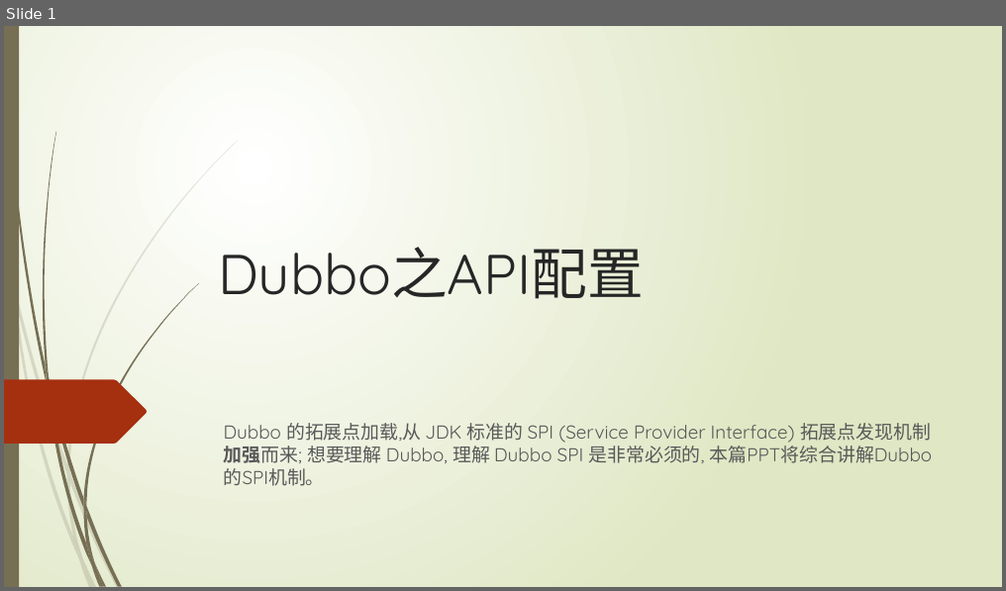
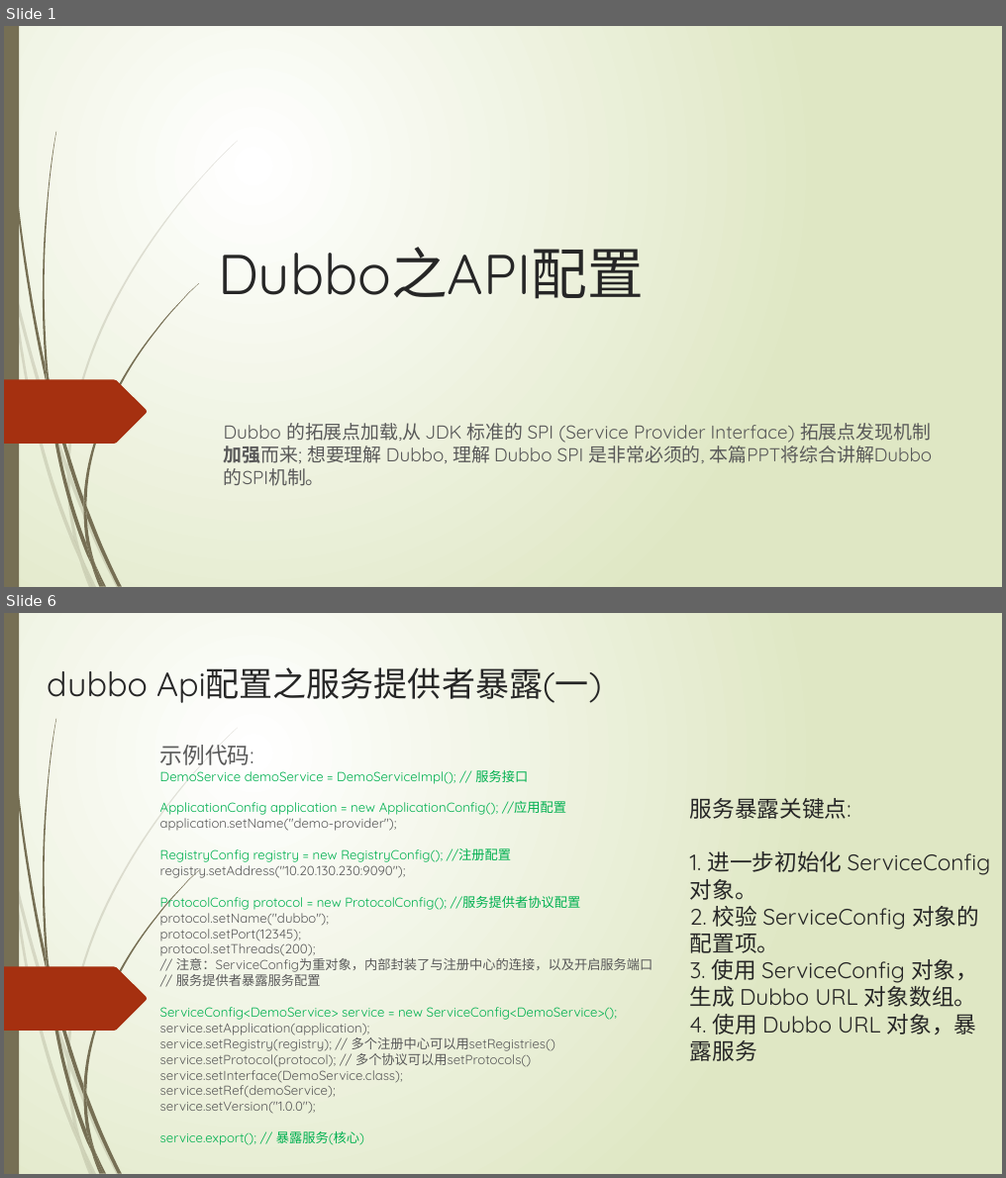
Before and after one commit to ityongman/Source_code_from-entry_to_giveup, a slide deck: dubbo/Dubbo 分析之API配置 v1.0 (二).pptx. Shown one above the other, each under a label of ours: slide 1 before the commit, slides 1 and 6 after it; the slides between them are not shown. The pictures are 1006x591 and 1006x1178 pixels, drawn with LibreOffice and Linux fonts; fonts in the diff are those of the drawing. Boxes give left, top, right and bottom in pixels: in the first picture for what was removed or moved away, otherwise in the second. Text is boxed around its words. In the diff, an @@ line names an element or a change of style, - is before the commit and + after.

Commit message:
增加dubbo服务暴露相关的ppt和对应的图例

```diff
--- a/dubbo/Dubbo 分析之API配置 v1.0 (二).pptx
+++ b/dubbo/Dubbo 分析之API配置 v1.0 (二).pptx
@@ slide 6 added at (x1=4, y1=613, x2=1002, y2=1174), background gradient #FFFFFF to #DFE8C4; not listed: 24 template elements that a slide beside it also shows @@
@@ text added at (x1=47, y1=667, x2=601, y2=703), 32.4 pt, text #262626 @@
+dubbo Api配置之服务提供者暴露(一)
@@ title added at (x1=160, y1=745, x2=653, y2=1146), 12.6 pt, text #595959 @@
+示例代码:
+DemoService demoService = DemoServiceImpl(); // 服务接口
+ApplicationConfig application = new ApplicationConfig(); //应用配置
+application.setName("demo-provider");
+RegistryConfig registry = new RegistryConfig(); //注册配置
+registry.setAddress("10.20.130.230:9090");
+ProtocolConfig protocol = new ProtocolConfig(); //服务提供者协议配置
+protocol.setName("dubbo");
+protocol.setPort(12345);
+protocol.setThreads(200);
+// 注意：ServiceConfig为重对象，内部封装了与注册中心的连接，以及开启服务端口
+// 服务提供者暴露服务配置
+ServiceConfig<DemoService> service = new ServiceConfig<DemoService>(); service.setApplication(application);
+service.setRegistry(registry); // 多个注册中心可以用setRegistries()
+service.setProtocol(protocol); // 多个协议可以用setProtocols()
+service.setInterface(DemoService.class);
+service.setRef(demoService);
+service.setVersion("1.0.0");
+service.export(); // 暴露服务(核心)
@@ text added at (x1=690, y1=798, x2=991, y2=1061), 21.6 pt, text #262626 @@
+服务暴露关键点:
+1. 进一步初始化 ServiceConfig 对象。
+2. 校验 ServiceConfig 对象的配置项。
+3. 使用 ServiceConfig 对象，生成 Dubbo URL 对象数组。
+4. 使用 Dubbo URL 对象，暴露服务
```
Also in this commit, not shown: 12 other slides added, 23 slides removed, 6 other files.
